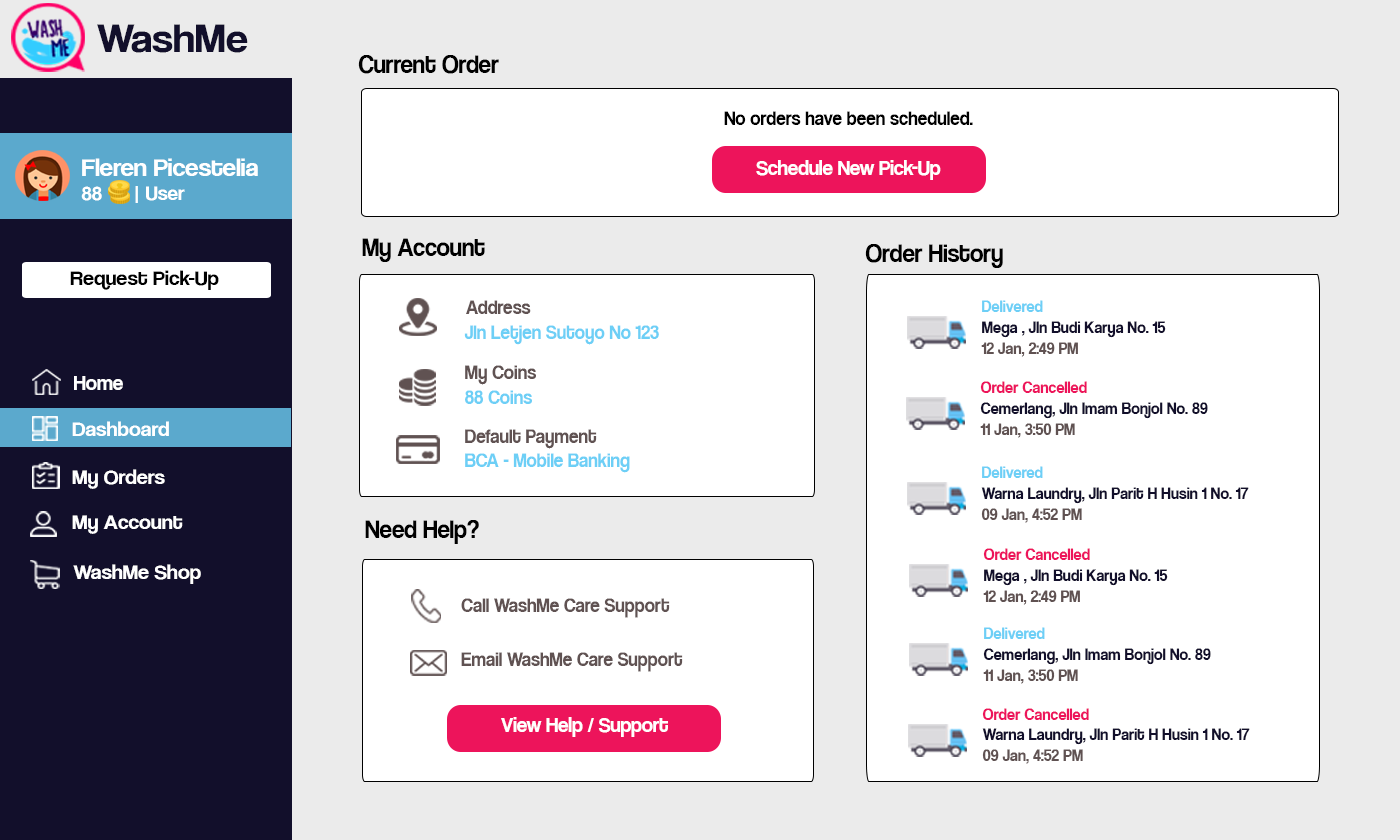
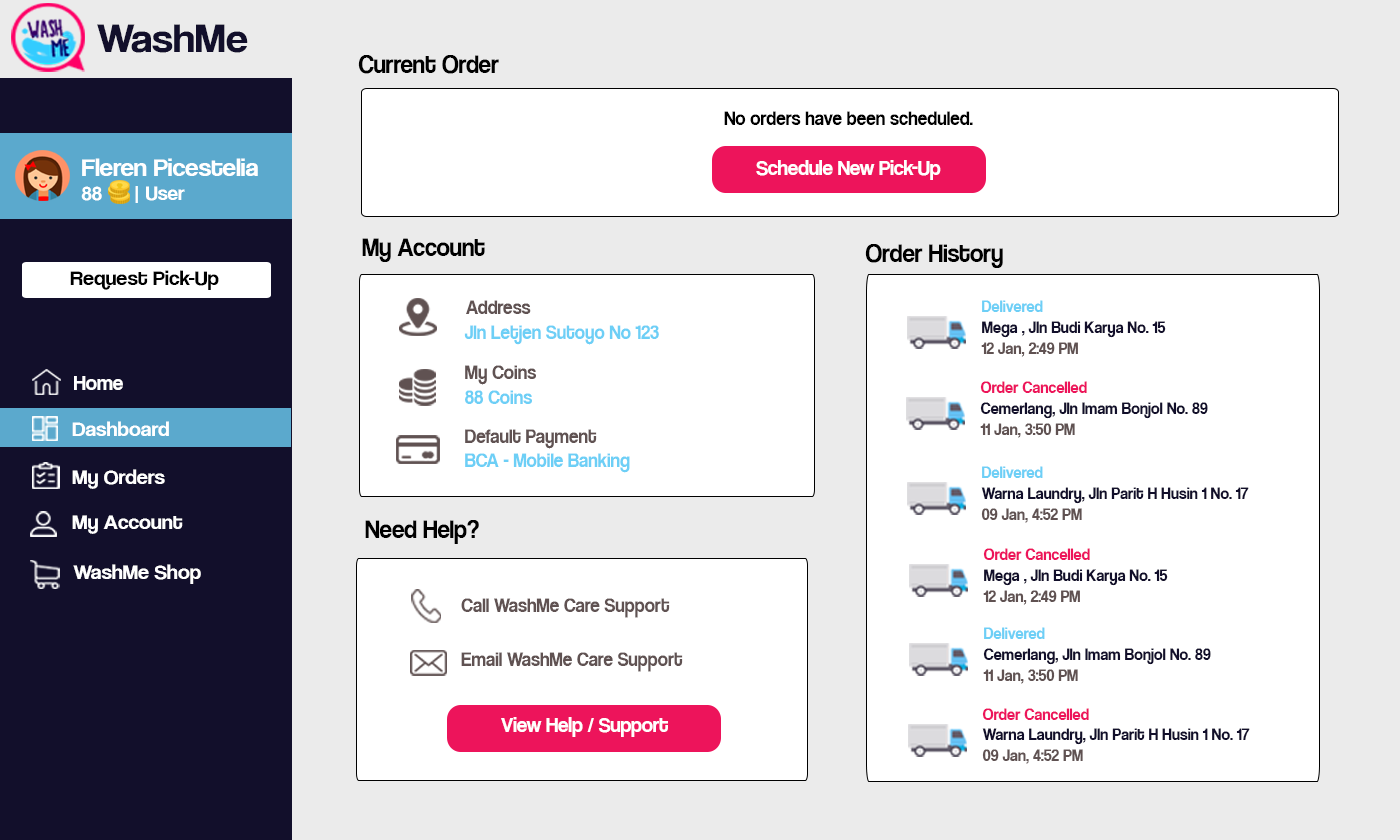
Before/after of a (1400, 840) layered artwork. What changed in the layer stack:
painted on "Rounded Rectangle 2 copy 3" over [356, 558, 814, 782]
